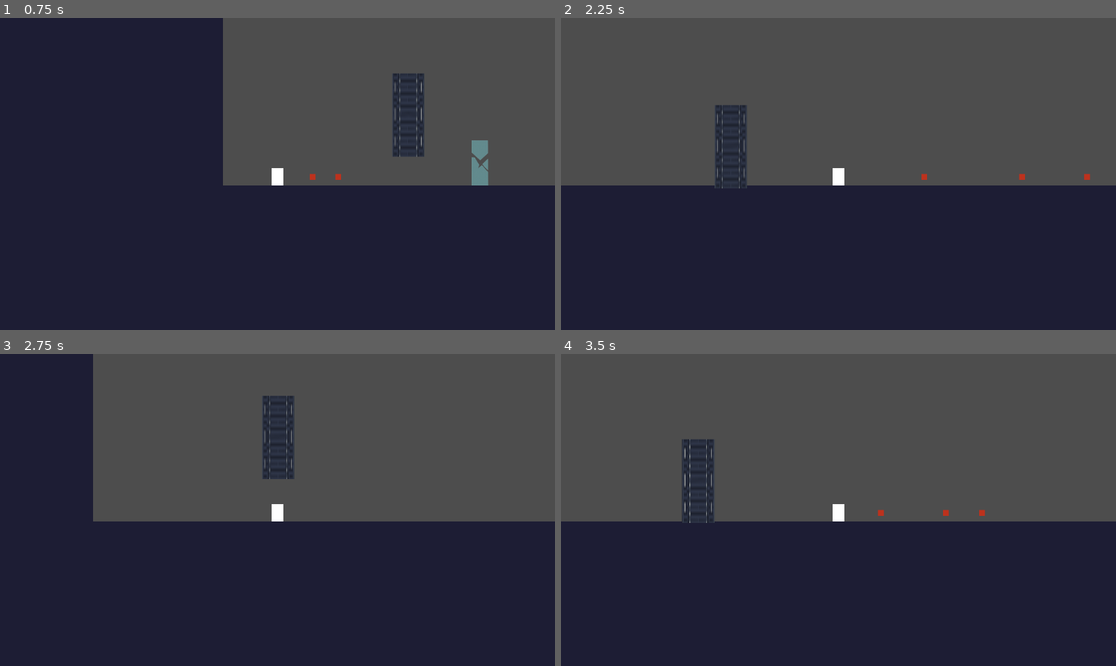
Above: before the commit, frames 1-4 (two rows, left to right).
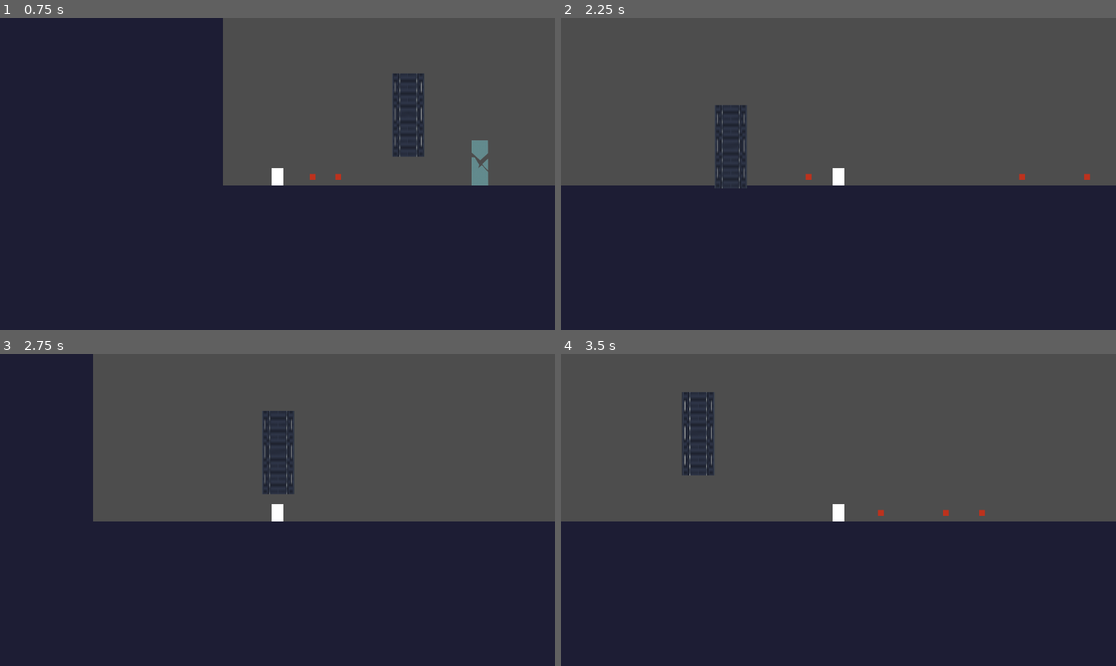
Above: after the commit, the same moments.

Repository: Varreaux/W3Game
Game: Godot game, scene res://main.tscn
The game is run twice, just before and just after one commit, with the same random seed, the same clock (stepped at 60 frames per second) and the same inputs.
Inputs:
- Up to frame 1 (0.75 s): tap Enter (ui_accept) at 0.5, 0.6 s; hold Right (ui_right) from 0.53 s (still down)
- Up to frame 2 (2.25 s): tap Enter (ui_accept) at 0.77, 1.07, 1.35, 1.52, 1.82, 2.1 s; release Right (ui_right) at 2.03 s; hold Left (ui_left) from 2.03 s (still down)
- Up to frame 3 (2.75 s): keep holding Left (ui_left)
- Up to frame 4 (3.5 s): release Left (ui_left) at 2.78 s; hold Right (ui_right) from 2.78 s (still down); tap Enter (ui_accept) at 2.85, 3.02, 3.32 s

Frame 1 is identical in both runs. In frame 2, less than 0.1% of the frame differs, in the area x 44-66%, y 49-52%; in frame 3, 0.6%; in frame 4, 1.7%, in the area x 21-28%, y 12-55%.

Commit message:
changed direction of bullet with player

Diff:
--- a/bullet.gd
+++ b/bullet.gd
@@ -1,6 +1,7 @@
 extends Area2D
 
 @export var speed := 600.0
+var direction := Vector2.ZERO
 # Called when the node enters the scene tree for the first time.
 func _ready() -> void:
 	add_to_group("bullets")
@@ -10,5 +11,5 @@
 
 # Called every frame. 'delta' is the elapsed time since the previous frame.
 func _process(delta: float) -> void:
-	position.x += speed * delta
+	position += direction * speed * delta
 	#pass
--- a/player.gd
+++ b/player.gd
@@ -7,7 +7,7 @@
 
 # Get the gravity from the project settings to be synced with RigidBody nodes.
 var gravity: int = ProjectSettings.get_setting("physics/2d/default_gravity")
-
+var facing_dir := Vector2.RIGHT  # Default direction
 
 func _physics_process(delta: float) -> void:
 	# Add the gravity.
@@ -28,8 +28,13 @@
 
 	move_and_slide()
 
+	if Input.is_action_pressed("ui_right"):
+		facing_dir = Vector2.RIGHT
+	elif Input.is_action_pressed("ui_left"):
+		facing_dir = Vector2.LEFT
 
 	if Input.is_action_just_pressed("ui_accept"):  # space key by default
 		var bullet = bullet_scene.instantiate()
 		bullet.global_position = global_position
+		bullet.direction = facing_dir.normalized()
 		get_tree().current_scene.add_child(bullet)
--- a/sliding_door.gd
+++ b/sliding_door.gd
@@ -25,7 +25,8 @@
 
 func _on_hit_box_area_entered(area: Area2D) -> void:
 	if area.is_in_group("bullets"):
+		area.queue_free()
 		speed *= 0.5
-		$Sprite2D.modulate = Color(1, 1.5, 0.5)  # Tint red
+		$Sprite2D.modulate = Color(1, 1.5, 0.5)  # Tint green
 		await get_tree().create_timer(0.2).timeout
 		$Sprite2D.modulate = Color(1, 1, 1)  # Back to normal
